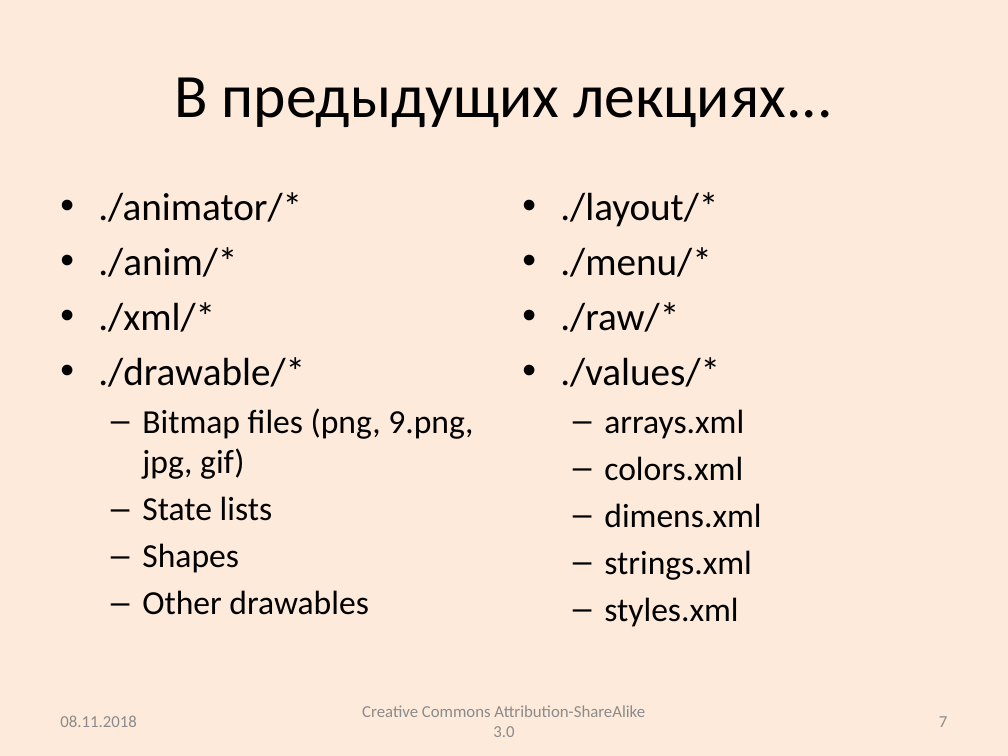
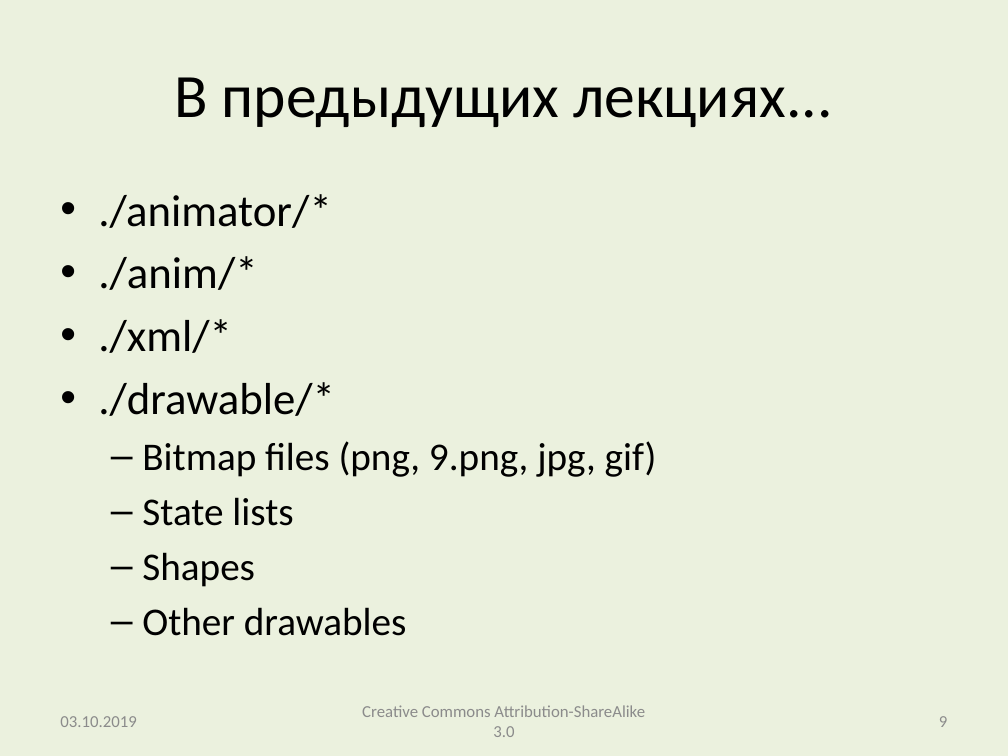
Before and after one commit to andrei-kuznetsov/android-lectures, a slide deck: slide 9 of lectures/Lecture005_Tasks_BackStack_Fragments.pptx (slide 7 before the commit). Drawn at 1008x756 pixels with LibreOffice and Linux fonts; fonts in the diff are those of the drawing. Boxes give left, top, right and bottom in pixels: in the first picture for what was removed or moved away, otherwise in the second. Text is boxed around its words. In the diff, an @@ line names an element or a change of style, - is before the commit and + after.

```diff
--- a/lectures/Lecture005_Tasks_BackStack_Fragments.pptx
+++ b/lectures/Lecture005_Tasks_BackStack_Fragments.pptx
@@ background #FDEADA to #EBF1DE @@
@@ text "./animator/*" at box(98, 194, 657, 636): size 28 to 32 pt in "./animator/*", "./anim/*", "./xml/*", "./drawable/*"; size 24 to 28 pt in "Bitmap files (png, 9.png, jpg, gif)", "State lists", "Shapes", "Other drawables" @@
@@ text removed at box(560, 192, 761, 627) @@
-• ./layout/*
-• ./menu/*
-• ./raw/*
-• ./values/*
-  – arrays.xml
-  – colors.xml
-  – dimens.xml
-  – strings.xml
-  – styles.xml
@@ text at box(60, 716, 136, 727): text changed @@
-08.11.2018
+03.10.2019
@@ page number at box(939, 716, 947, 727): text changed @@
-7
+9
```
Also in this commit, not shown: 45 other slides changed, 8 slides added, 2 slides removed, 3 other files.
